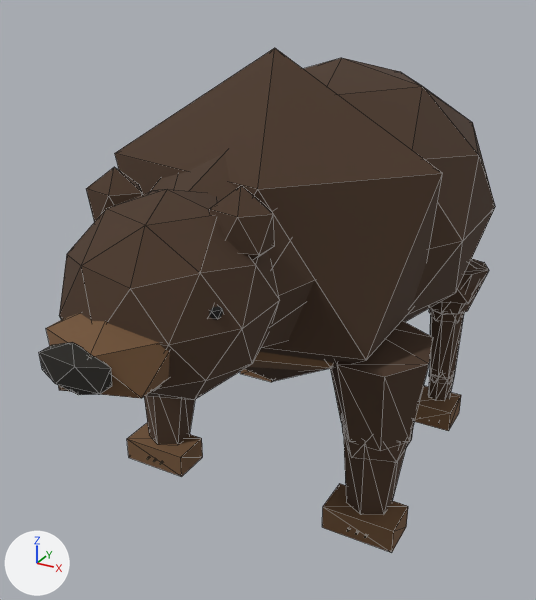
One commit to the glTF model Art/LowPoly_AgeOfEchoes/Exports/Rigged/MOB_03_Bear.glb: the scene before it, then after it.
One viewpoint serves both versions: a camera (50 mm lens) standing at (1.24, -2.65, 1.95) and looking at (-0.06, -0.3, 0.77). Every picture has the same lights, and +X, +Y and +Z are marked at lower left. The first picture is the older version. Mesh edges are drawn as thin lines. Vertices at exactly the same position are counted once.

In view in the first picture: 'SKM_MOB_03_Bear'.
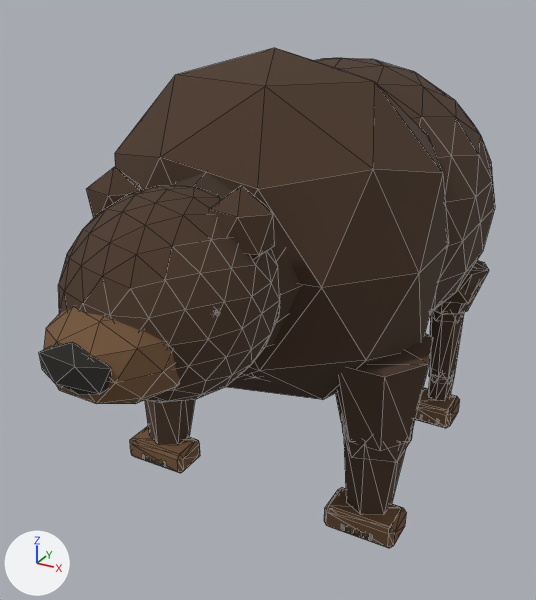
What changed in the scene script:
```text
Add mat_mat_aoe_eyeglint:
    mat_mat_aoe_eyeglint = principled_material('MAT_AOE_EyeGlint')
    mat_mat_aoe_eyeglint.base_color = (0.7, 0.65, 0.47)  # beige #dad3b6
    mat_mat_aoe_eyeglint.roughness = 0.4
Add mat_mat_aoe_bearunderfur:
    mat_mat_aoe_bearunderfur = principled_material('MAT_AOE_BearUnderfur')
    mat_mat_aoe_bearunderfur.base_color = (0.12, 0.0626, 0.0296)  # brown #614730
    mat_mat_aoe_bearunderfur.roughness = 0.8
Add mat_mat_aoe_beardorsal:
    mat_mat_aoe_beardorsal = principled_material('MAT_AOE_BearDorsal')
    mat_mat_aoe_beardorsal.base_color = (0.0465, 0.0247, 0.0133)  # brown #3d2c1e
    mat_mat_aoe_beardorsal.roughness = 0.8
Change me_skm_mob_03_bear:
    used by ob_skm_mob_03_bear; location = (0.0, 0.0, 0.0)
    remove me_skm_mob_03_bear.from_pydata(...)  # 606 vertices, 1024 faces; spans x -0.66..0.66, y -1.46..1.02, z 0.0..1.72
    add me_skm_mob_03_bear.from_pydata(...)  # 1764 vertices, 3204 faces; spans x -0.66..0.66, y -1.46..1.02, z 0.0..1.72
    me_skm_mob_03_bear part 1: the loose piece of 8 vertices spanning x -0.56..-0.37, y 0.32..0.5, z 0.0..0.1 is rebuilt with 24 vertices and now spans x -0.56..-0.37, y 0.32..0.5, z 0.0..0.1
    me_skm_mob_03_bear part 2: the loose piece of 8 vertices spanning x -0.61..-0.33, y -0.56..-0.4, z 0.0..0.1 is rebuilt with 24 vertices and now spans x -0.61..-0.33, y -0.56..-0.4, z 0.0..0.1
    me_skm_mob_03_bear part 3: the loose piece of 8 vertices spanning x 0.37..0.56, y 0.32..0.5, z 0.0..0.1 is rebuilt with 24 vertices and now spans x 0.37..0.56, y 0.32..0.5, z 0.0..0.1
    me_skm_mob_03_bear part 4: the loose piece of 8 vertices spanning x 0.33..0.61, y -0.56..-0.4, z 0.0..0.1 is rebuilt with 24 vertices and now spans x 0.33..0.61, y -0.56..-0.4, z 0.0..0.1
    me_skm_mob_03_bear part 5: 330 vertices added at x -0.62..0.62, y -1.43..0.99, z 0.48..1.64
    me_skm_mob_03_bear part 6: 1 vertex moved within x 0.47, y -0.57, z 0.03; 5 vertices removed from x 0.43..0.52, y -0.52, z 0.03..0.05; 269 vertices added at x 0.41..0.53, y -0.57..-0.52, z 0.02..0.05
    me_skm_mob_03_bear part 7: 1 vertex moved within x -0.47, y -0.57, z 0.03; 5 vertices removed from x -0.52..-0.43, y -0.52, z 0.03..0.05; 269 vertices added at x -0.53..-0.41, y -0.57..-0.52, z 0.02..0.05
    other edits to the shape of me_skm_mob_03_bear do not show in these pictures
    add me_skm_mob_03_bear.materials.append(mat_mat_aoe_bearunderfur)  # brown #614730
    add me_skm_mob_03_bear.materials.append(mat_mat_aoe_beardorsal)  # brown #3d2c1e
    add me_skm_mob_03_bear.materials.append(mat_mat_aoe_eyeglint)  # beige #dad3b6
```

Location of each change, [x1, y1, x2, y2] in pixels of the pictures (536 x 600 px):
'SKM_MOB_03_Bear', reshaped
    before: [39, 48, 495, 553]
    after: [39, 48, 495, 548]
part 1 of me_skm_mob_03_bear, rebuilt (not visible afterwards)
    before: [240, 369, 273, 382]
part 2 of me_skm_mob_03_bear, rebuilt (8% narrower, 13% shorter)
    before: [127, 423, 203, 477]
    after: [130, 426, 200, 473]
part 3 of me_skm_mob_03_bear, rebuilt (11% shorter)
    before: [414, 386, 461, 431]
    after: [415, 388, 460, 428]
part 4 of me_skm_mob_03_bear, rebuilt (11% shorter)
    before: [322, 484, 408, 553]
    after: [324, 487, 406, 548]
part 5 of me_skm_mob_03_bear, added (brown)
    after: [44, 48, 495, 404]
part 6 of me_skm_mob_03_bear, built on
    after: [341, 524, 372, 542]
part 7 of me_skm_mob_03_bear, built on
    after: [142, 453, 166, 468]
